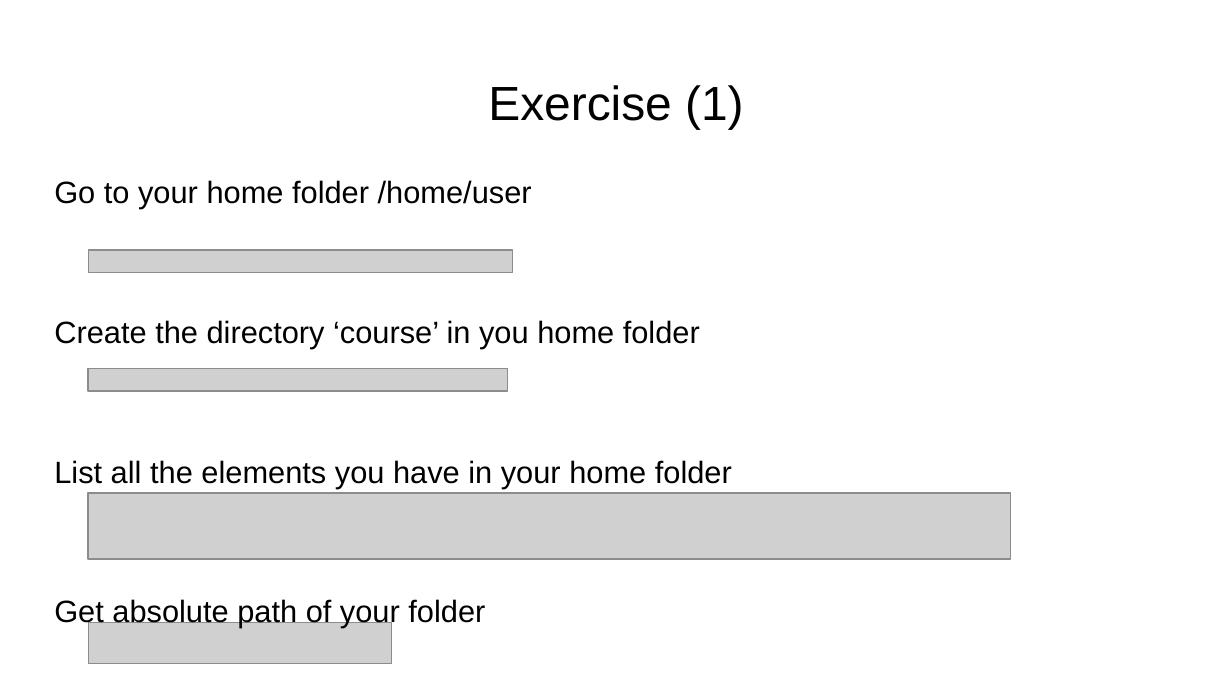
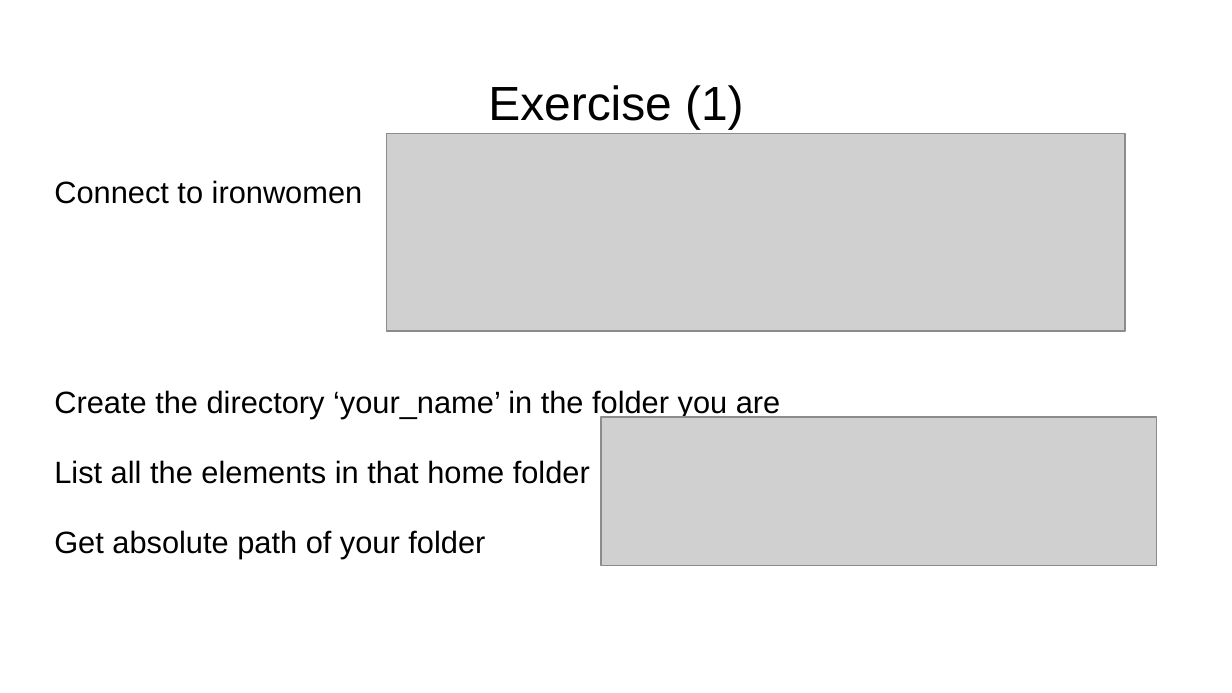
Before and after one commit to FusterTormo/BioinfoWorkshop, a slide deck: slide 16 of Introduction to Linux.pptx (slide 14 before the commit). Drawn at 1232x693 pixels with LibreOffice and Linux fonts; fonts in the diff are those of the drawing; grey boxes stand for pictures. Boxes give left, top, right and bottom in pixels: in the first picture for what was removed or moved away, otherwise in the second. Text is boxed around its words. In the diff, an @@ line names an element or a change of style, - is before the commit and + after.

Commit message:
Final version of presentation 1

```diff
--- a/Introduction to Linux.pptx
+++ b/Introduction to Linux.pptx
@@ picture added at box(386, 133, 1125, 330) @@
@@ text at box(54, 180, 781, 484): text changed @@
-Go to your home folder /home/user
-Create the directory ‘course’ in you home folder
-List all the elements you have in your home folder
+Connect to ironwomen
+Create the directory ‘your_name’ in the folder you are
+List all the elements in that home folder
@@ picture removed at box(89, 250, 514, 272) @@
@@ picture removed at box(89, 368, 509, 391) @@
@@ picture added at box(601, 416, 1157, 565) @@
@@ picture removed at box(89, 493, 1011, 559) @@
@@ picture removed at box(89, 622, 392, 663) @@
```
Also in this commit, not shown: 14 other slides changed, 4 slides added, 1 slide removed, 1 other file.
